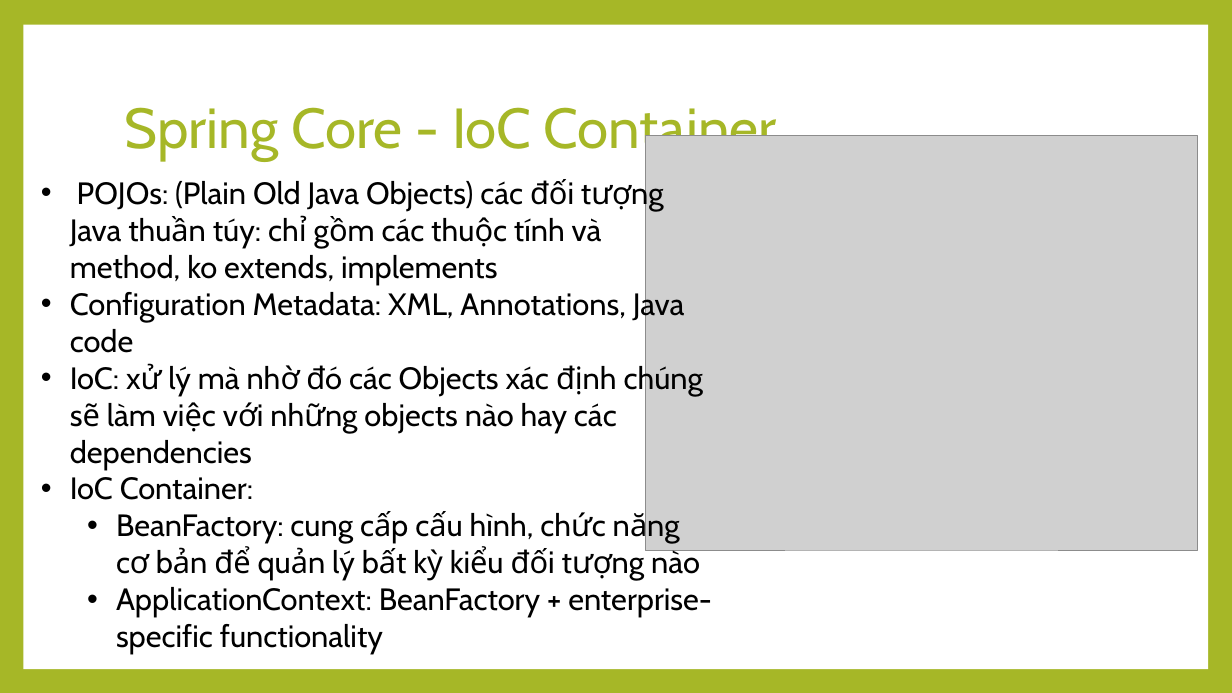
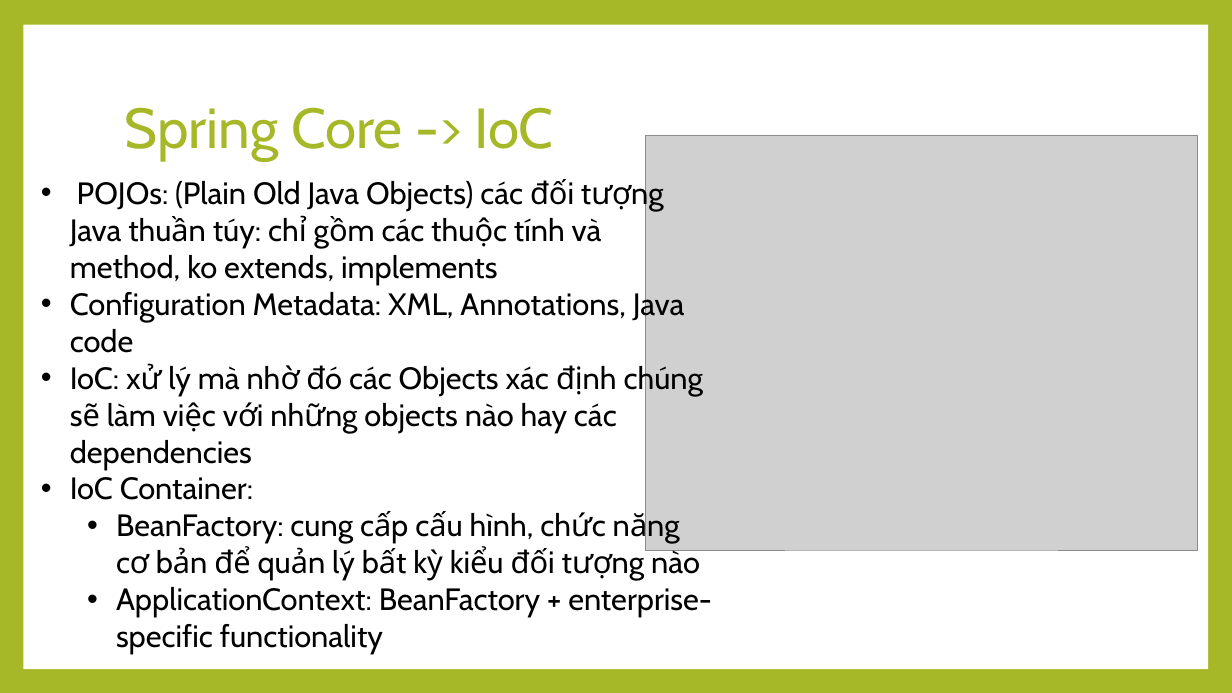
Before and after one commit to thaolt007/spring-doc, a slide deck: slide 5 of Spring.pptx. Drawn at 1232x693 pixels with LibreOffice and Linux fonts; fonts in the diff are those of the drawing; grey boxes stand for pictures. Boxes give left, top, right and bottom in pixels: in the first picture for what was removed or moved away, otherwise in the second. Text is boxed around its words. In the diff, an @@ line names an element or a change of style, - is before the commit and + after.

Commit message:
spring mvc continute

```diff
--- a/Spring.pptx
+++ b/Spring.pptx
@@ title at (x1=125, y1=107, x2=554, y2=161): text changed @@
-Spring Core - IoC Container
+Spring Core -> IoC
```
Also in this commit, not shown: 10 other slides changed, 2 slides added, 2 other files.
